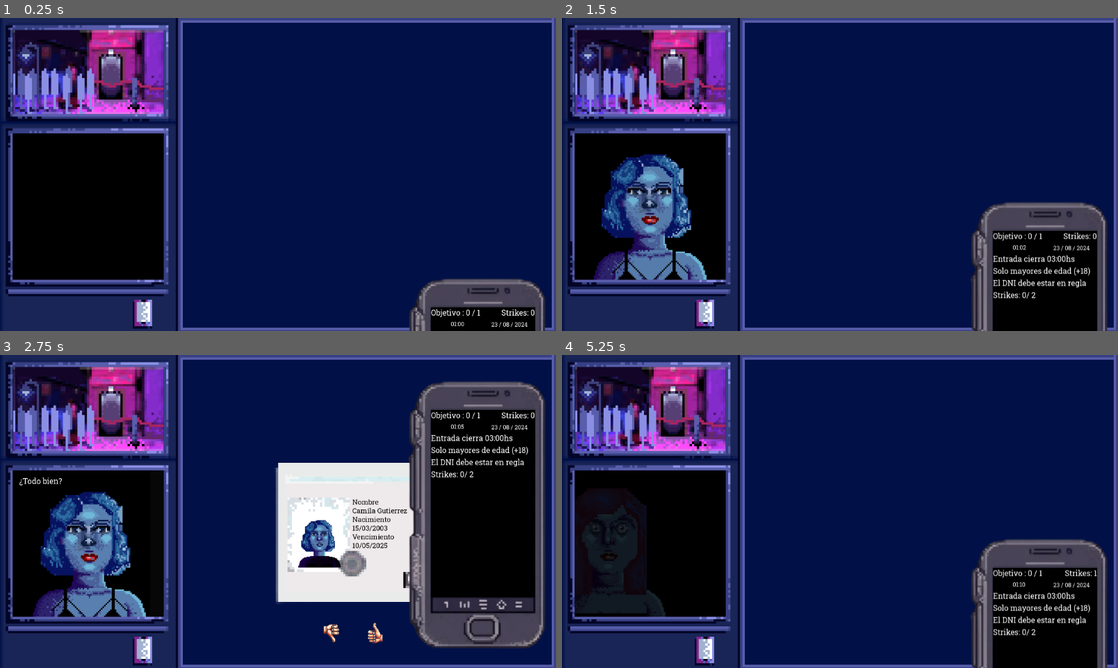
Above: before the commit, frames 1-4 (two rows, left to right).
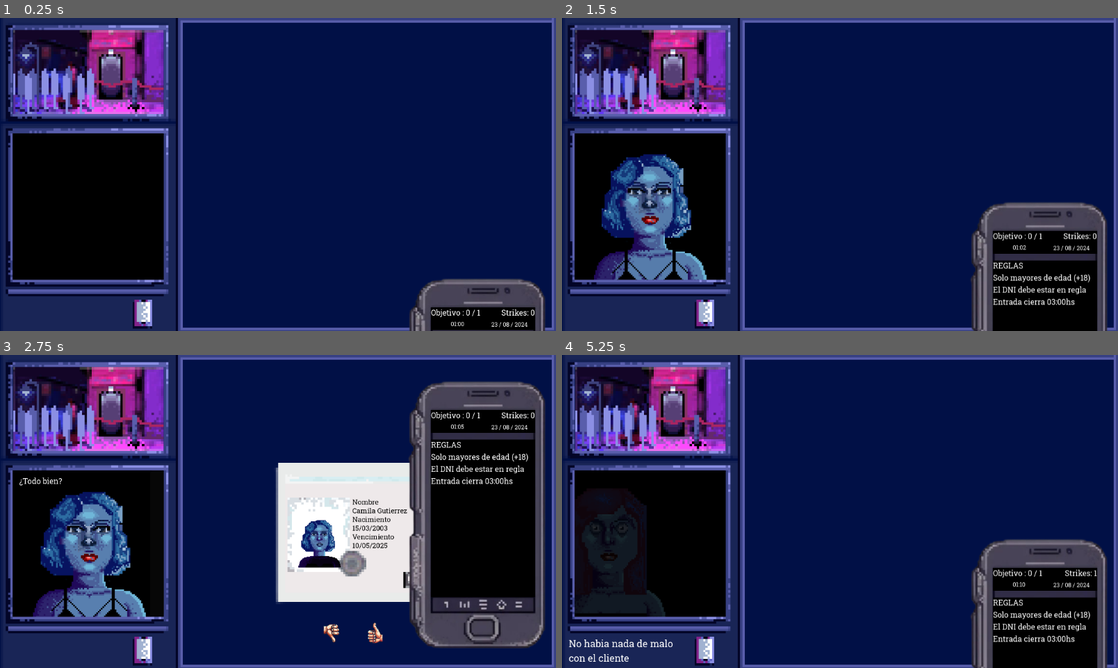
Above: after the commit, the same moments.

Repository: joacoague15/dni-en-mano
Game: Godot game, scene res://main_scene.tscn
Two runs of this game, one before a commit and one after it. Both use one fixed random seed, a clock stepped at 60 frames per second and the inputs below.
Inputs (mouse positions are in pixels of both pictures, inside the frame that each line leads up to):
- Up to frame 1 (0.25 s): no input
- Up to frame 2 (1.5 s): click "Siguiente nivel" at 0.5 s; click (706, 315) at 1.25 s
- Up to frame 3 (2.75 s): click "Siguiente nivel" at 2 s
- Up to frame 4 (5.25 s): click (895, 633) at 2.75 s; click (706, 652) at 3.5 s; click "Siguiente nivel" at 4.25 s; click (706, 652) at 5 s

The runs differ from the first frame. In frame 1, less than 0.1% of the frame differs, in the area x 77-97%, y 99-100%; in frame 2, 1.6%; in frame 3, 1.5%; in frame 4, 1.9%, in the area x 1-97%, y 75-98%.

Commit message:
Added notifcation for wrong choices

Diff:
--- a/character_random_selector.gd
+++ b/character_random_selector.gd
@@ -20,6 +20,8 @@
 
 @onready var win_or_loose_screen = $ResultScreen/WinOrLooseImage
 
+@onready var wrong_choice_notification_label = $WrongChoiceNotificationLabel
+
 @onready var scanning_progress_bar = $ScanningProgressBar
 @onready var scanning_button = $ScanningButton
 @onready var activate_scan_button = $ActivateScanButton
@@ -129,6 +131,7 @@
 		if wasAccepted:
 			incorrect_characters.append(problem)
 			handle_strikes()
+			handle_incorrect_choice_notification(problem)
 		else:
 			correct_choice = true
 			handle_amount_correct_characters()
@@ -136,6 +139,7 @@
 		if not problem and not wasAccepted:
 			incorrect_characters.append(problem)
 			handle_strikes()
+			handle_incorrect_choice_notification(problem)
 		elif not problem and wasAccepted:
 			correct_choice = true
 			handle_amount_correct_characters()
@@ -153,6 +157,28 @@
 		strikes_label.text = "Strikes: " + str(strikes)
 	else:
 		end_level()
+
+func handle_incorrect_choice_notification(problem):
+	var message = ""
+	match problem:
+		"due_date":
+			message = "DNI caducado"
+		"born_date":
+			message = "No era mayor de edad"
+		"wrong_portrait":
+			message = "Lo retrato no era correcto"
+		_:
+			message = "No habia nada de malo con el cliente"
+
+	wrong_choice_notification_label.text = ""
+	await type_text(message)
+
+func type_text(text_to_type):
+	var typing_speed = 0.05
+	for char in text_to_type:
+		wrong_choice_notification_label.text += char
+		await get_tree().create_timer(typing_speed).timeout
+
 
 func handle_amount_correct_characters():
 	correct_characters += 1
@@ -167,13 +193,12 @@
 
 func apply_rules():
 	var rules = [
-		"Entrada cierra 03:00hs",
 		"Solo mayores de edad (+18)",
 		"El DNI debe estar en regla",
-		"Strikes: " + str(strikes) + "/ " + str(PERMITED_STRIKES)
+		"Entrada cierra 03:00hs"
 	]
 
-	var rules_text = ""
+	var rules_text = "REGLAS" + "\n"
 	for rule in rules:
 		rules_text += rule + "\n"
 
--- a/dialogueControl.gd
+++ b/dialogueControl.gd
@@ -6,13 +6,12 @@
 	"Buenas",
 	"¿Todo bien?",
 	"Buenas, ¿cómo va?",
-	"Mirá, está todo en regla. ¿Me dejás pasar?",
+	"Está todo en regla. ¿Me dejás pasar?",
 	"¿Todo bien por acá? ¿puedo entrar?",
 	"Está todo bien, ¿me das el OK?",
-	"Mirá, vengo con buena onda. Solo quiero romperme",
-	"Dale, ya me conocen acá. Todo bien, ¿me dejás?",
-	"¡Con este outfit, sería un crimen no dejarme entrar!",
-	"La pista me necesita. ¡No puedo defraudarla!"
+	"Dale, ya me conocen acá ¿Me dejás?",
+	"¡Sería un crimen no dejarme entrar!",
+	"¡La pista me necesita!"
 ]
 
 var typing_speed = 0.05
--- a/main_scene.tscn
+++ b/main_scene.tscn
@@ -887,6 +887,16 @@
 scale = Vector2(0.55, 0.55)
 texture = ExtResource("6_gwmbi")
 
+[node name="WrongChoiceNotificationLabel" type="Label" parent="."]
+offset_left = -556.0
+offset_top = 254.0
+offset_right = -308.0
+offset_bottom = 307.0
+theme_override_fonts/font = ExtResource("3_a2yxb")
+theme_override_font_sizes/font_size = 20
+vertical_alignment = 1
+autowrap_mode = 2
+
 [node name="DialogueControl" type="Node" parent="."]
 script = ExtResource("3_sps78")
 
@@ -962,7 +972,7 @@
 
 [node name="RulesLabel" type="Label" parent="Phone"]
 offset_left = -147.0
-offset_top = -169.0
+offset_top = -155.0
 offset_right = 69.0
 offset_bottom = 171.0
 theme_override_fonts/font = ExtResource("3_a2yxb")
